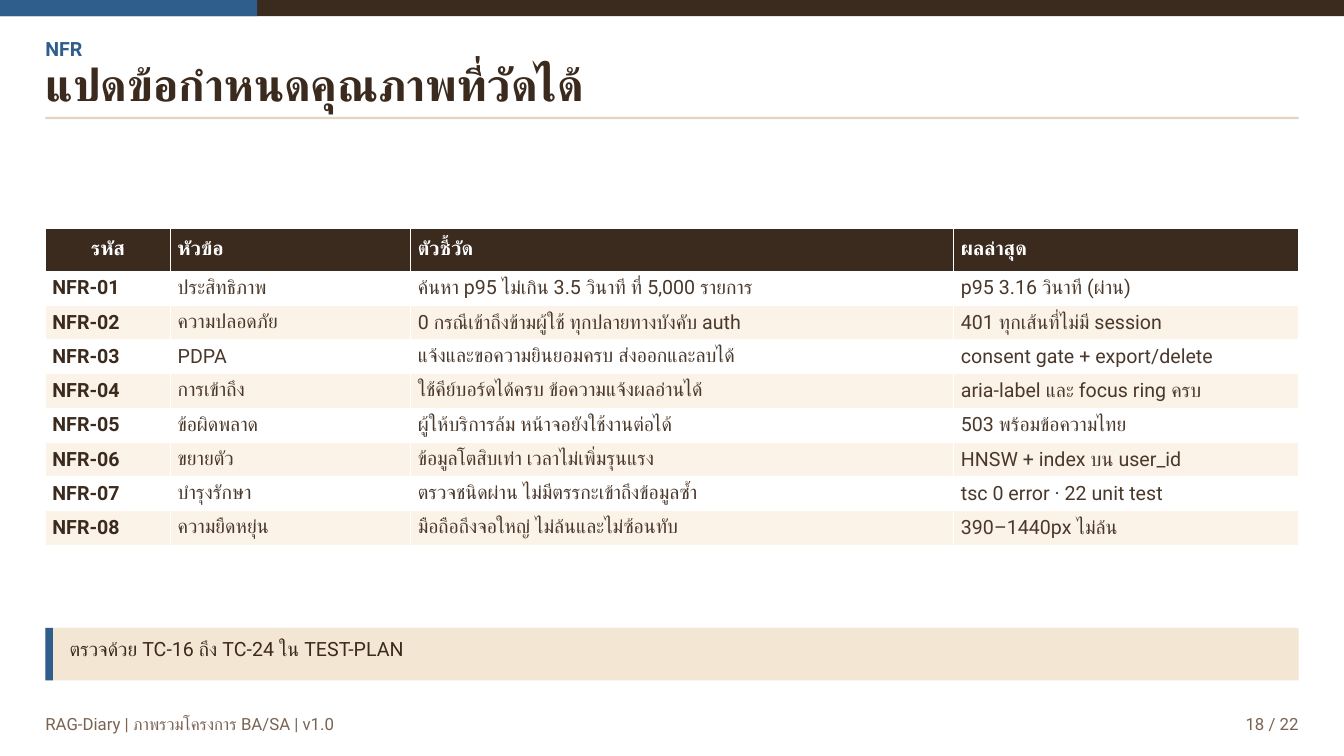
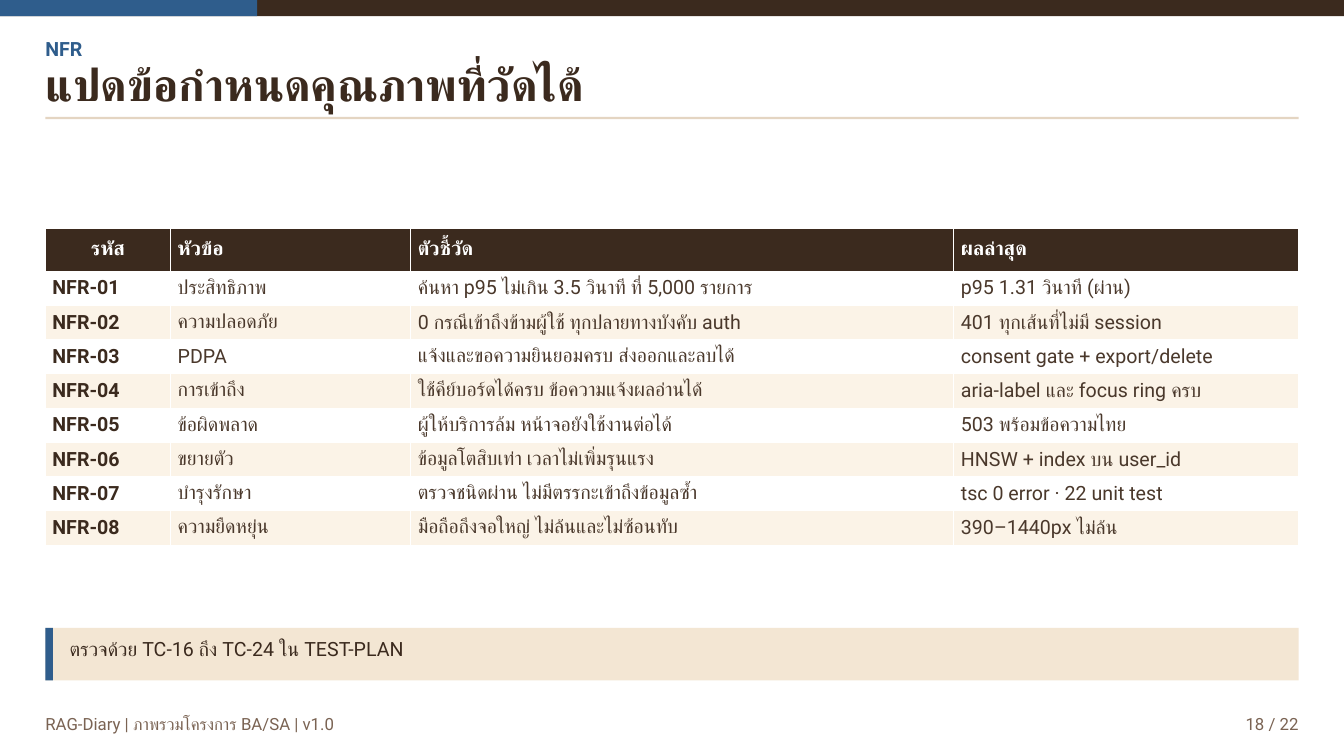
Before and after one commit to Zynin43839/oranut-blueprint, a slide deck: slide 18 of assets/media/deck.pptx. Drawn at 1344x756 pixels with LibreOffice and Linux fonts; fonts in the diff are those of the drawing. Boxes give left, top, right and bottom in pixels: in the first picture for what was removed or moved away, otherwise in the second. Text is boxed around its words. In the diff, an @@ line names an element or a change of style, - is before the commit and + after.

```diff
--- a/assets/media/deck.pptx
+++ b/assets/media/deck.pptx
@@ table at <box>45,229,1299,545</box> @@
-row 2, column 4: p95 3.16 วินาที (ผ่าน)
+row 2, column 4: p95 1.31 วินาที (ผ่าน)
```
Also in this commit, not shown: 1 other slide changed, 7 other files.
